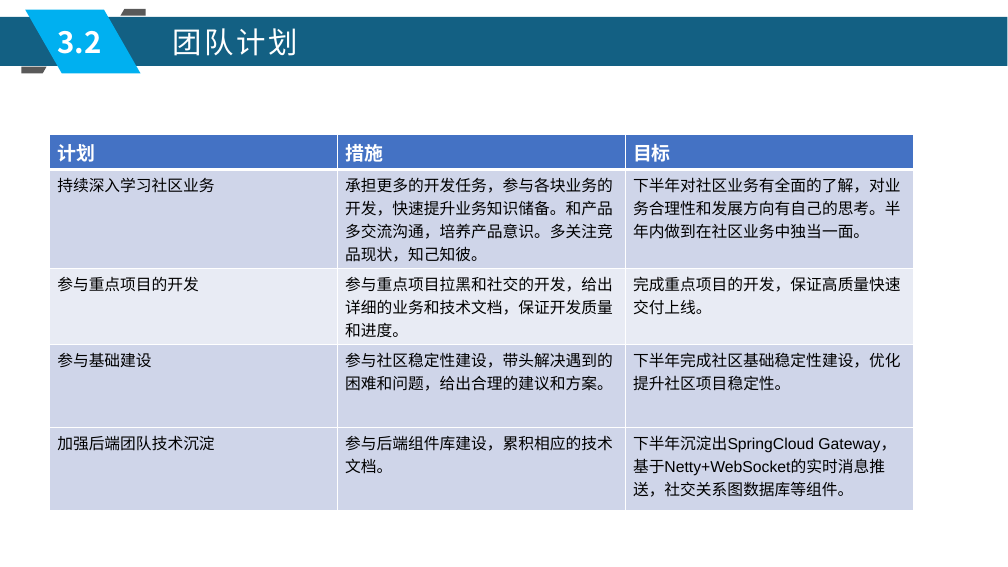
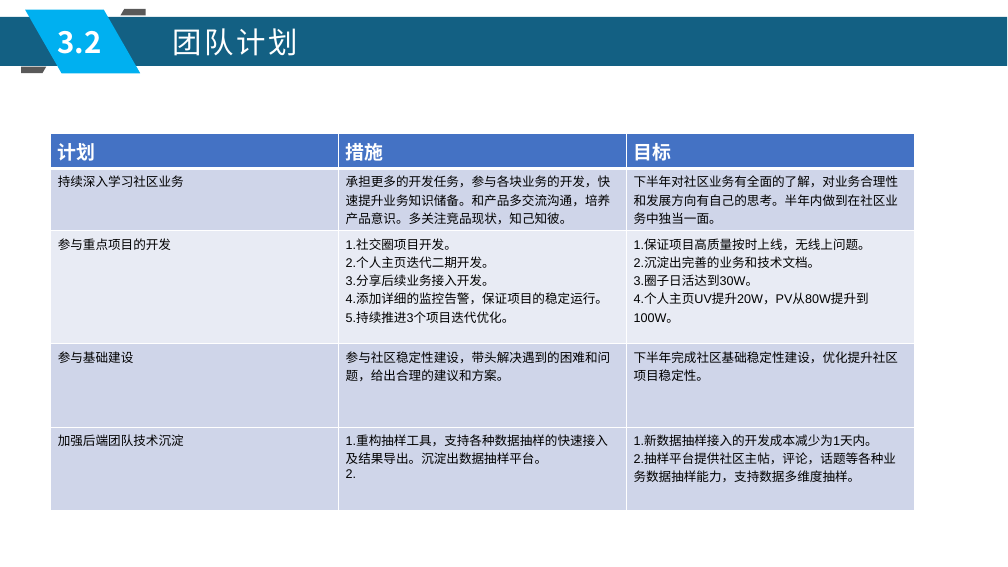
Before and after one commit to xljnc/husky-starter, a slide deck: slide 15 of doc/zzdb.pptx (slide 14 before the commit). Drawn at 1008x567 pixels with LibreOffice and Linux fonts; fonts in the diff are those of the drawing. Boxes give left, top, right and bottom in pixels: in the first picture for what was removed or moved away, otherwise in the second. Text is boxed around its words. In the diff, an @@ line names an element or a change of style, - is before the commit and + after.

Commit message:
文档 by qiyu 2022-06-20

```diff
--- a/doc/zzdb.pptx
+++ b/doc/zzdb.pptx
@@ table at (x1=50, y1=133, x2=914, y2=486) @@
-row 3, column 2: 参与重点项目拉黑和社交的开发，给出详细的业务和技术文档，保证开发质量和进度。
+row 3, column 2: 1.社交圈项目开发。 / 2.个人主页迭代二期开发。 / 3.分享后续业务接入开发。 / 4.添加详细的监控告警，保证项目的稳定运行。 / 5.持续推进3个项目迭代优化。
-row 3, column 3: 完成重点项目的开发，保证高质量快速交付上线。
+row 3, column 3: 1.保证项目高质量按时上线，无线上问题。 / 2.沉淀出完善的业务和技术文档。 / 3.圈子日活达到30W。 / 4.个人主页UV提升20W，PV从80W提升到100W。
-row 5, column 2: 参与后端组件库建设，累积相应的技术文档。
+row 5, column 2: 1.重构抽样工具，支持各种数据抽样的快速接入及结果导出。沉淀出数据抽样平台。 / 2.
-row 5, column 3: 下半年沉淀出SpringCloud Gateway，基于Netty+WebSocket的实时消息推送，社交关系图数据库等组件。
+row 5, column 3: 1.新数据抽样接入的开发成本减少为1天内。 / 2.抽样平台提供社区主帖，评论，话题等各种业务数据抽样能力，支持数据多维度抽样。
@@ size 15 to 12 pt in "持续深入学习社区业务", "承担更多的开发任务，参与各块业务的开发，快速提升业务知识储备。和产品多交流沟通，培养产品意识。多关注竞品现状，知己知彼。", "下半年对社区业务有全面的了解，对业务合理性和发展方向有自己的思考。半年内做到在社区业务中独当一面。", "参与重点项目的开发" and 4 more places @@
```
Also in this commit, not shown: 14 other slides changed, 1 slide added.
